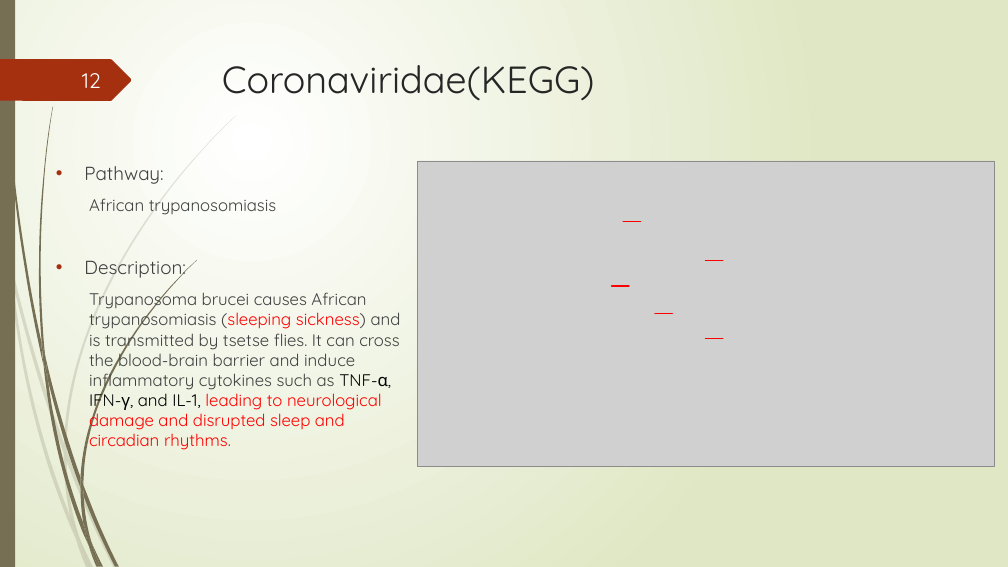
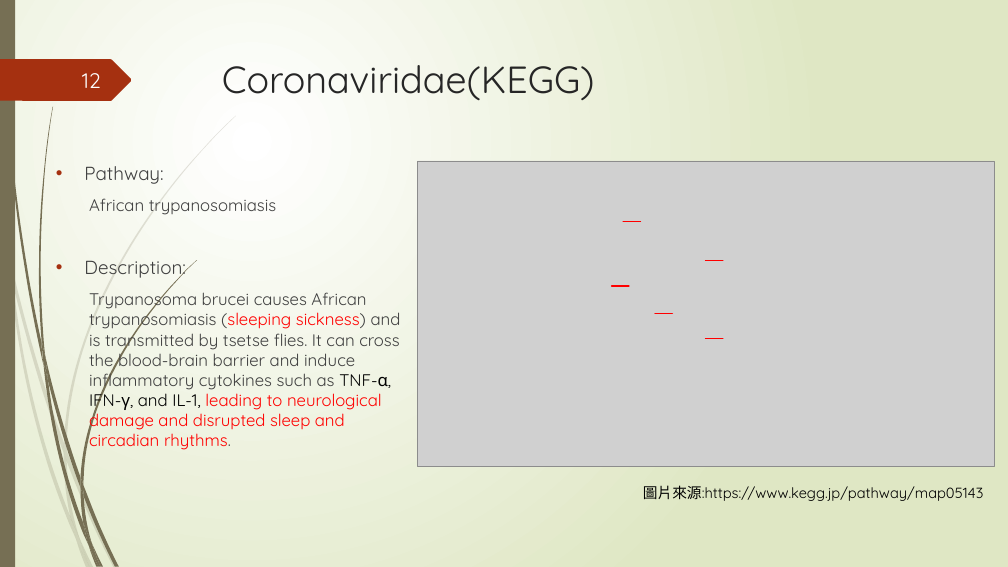
Before and after one commit to Lai-jun-yan/Academia-Sinica-internship-project, a slide deck: slide 12 of 暑期實習進度報告/presentation_final.pptx. Drawn at 1008x567 pixels with LibreOffice and Linux fonts; fonts in the diff are those of the drawing; grey boxes stand for pictures. Boxes give left, top, right and bottom in pixels: in the first picture for what was removed or moved away, otherwise in the second. Text is boxed around its words. In the diff, an @@ line names an element or a change of style, - is before the commit and + after.

Commit message:
新增圖片來源

```diff
--- a/暑期實習進度報告/presentation_final.pptx
+++ b/暑期實習進度報告/presentation_final.pptx
@@ text added at [643,485,984,501], 14 pt, text #000000 @@
+圖片來源:https://www.kegg.jp/pathway/map05143
```
Also in this commit, not shown: 5 other slides changed.
